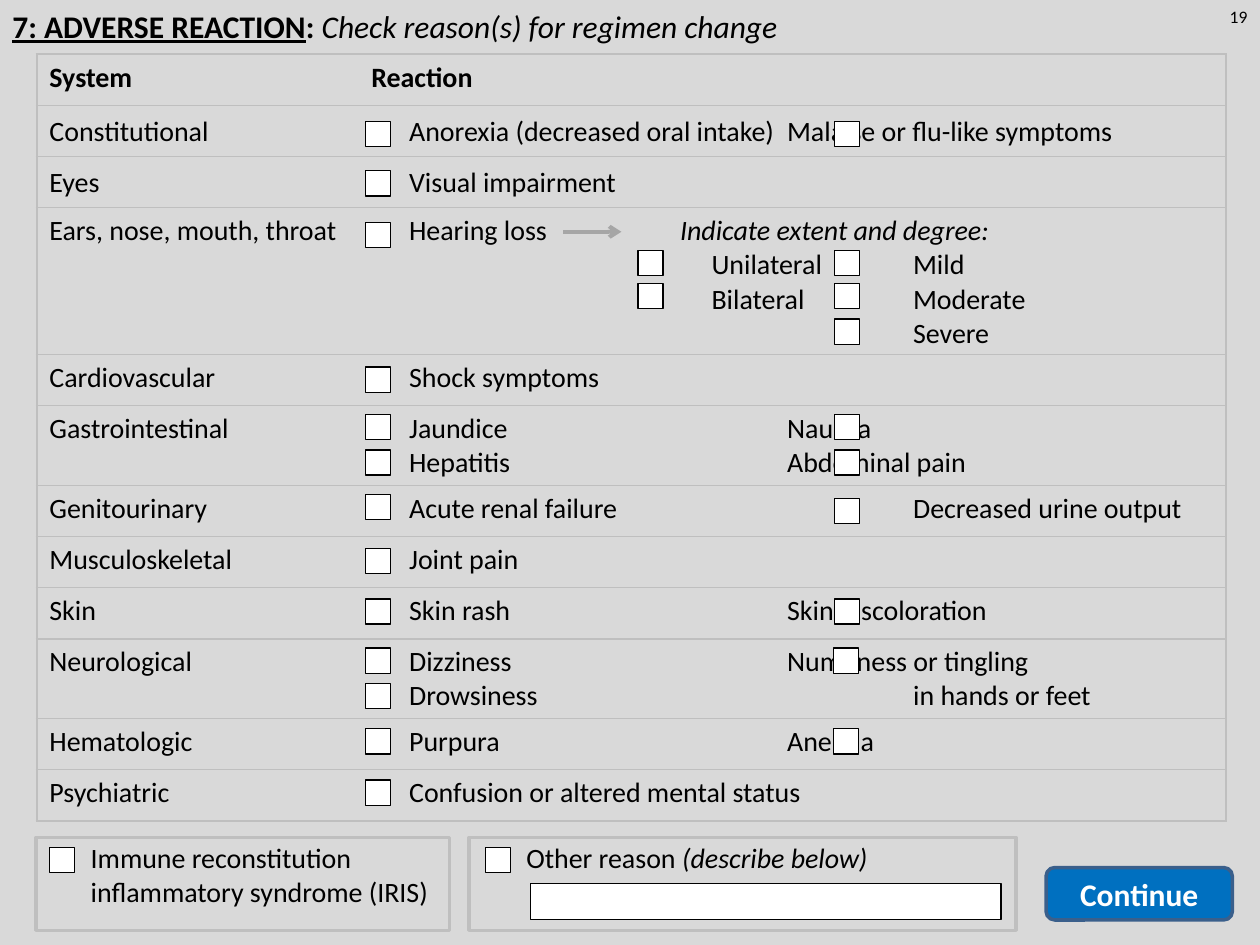
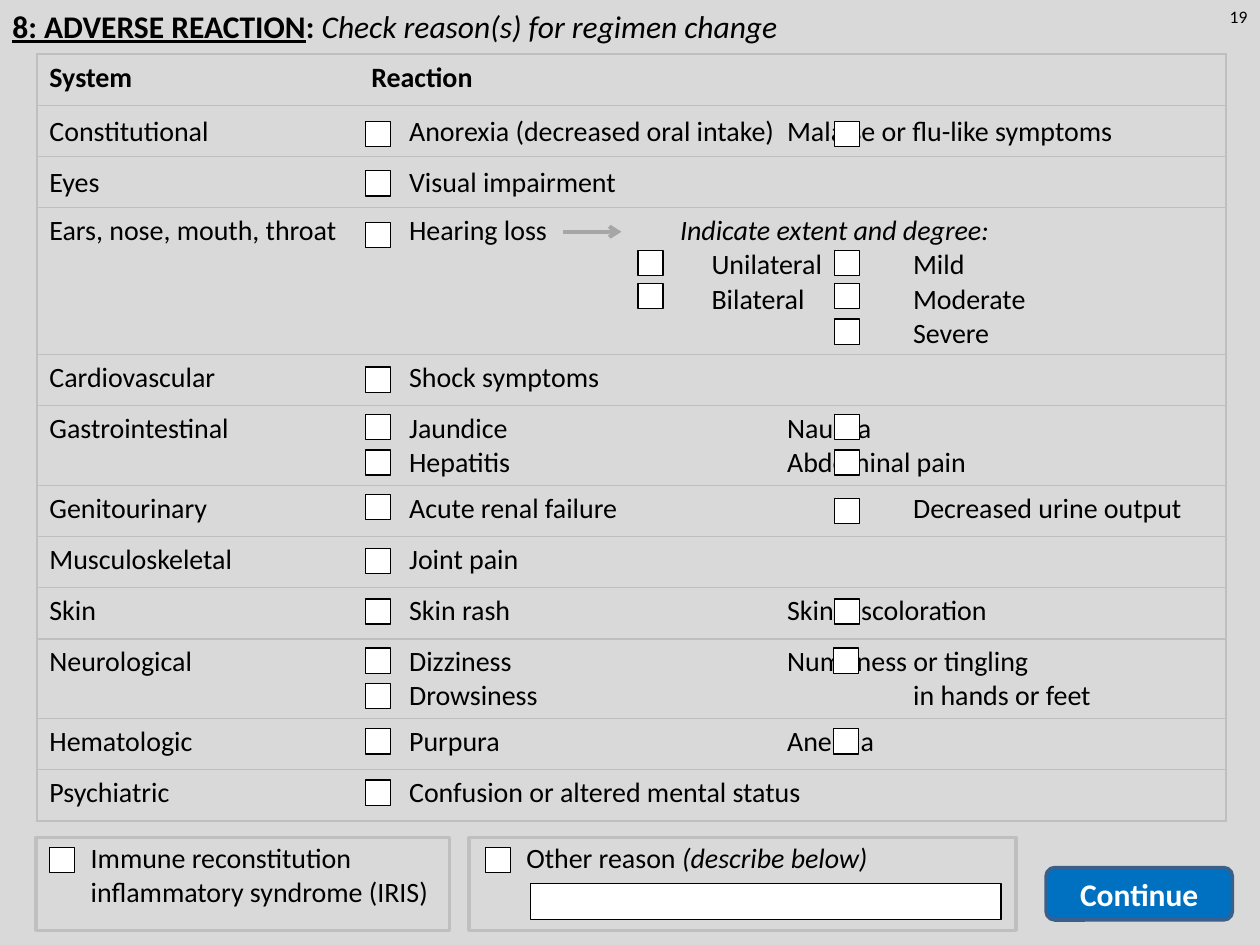
Before and after one commit to wgroves/mdrtb-test, a slide deck: slide 19 of Case registry 02262014.pptx. Drawn at 1260x945 pixels with LibreOffice and Linux fonts; fonts in the diff are those of the drawing. Boxes give left, top, right and bottom in pixels: in the first picture for what was removed or moved away, otherwise in the second. Text is boxed around its words. In the diff, an @@ line names an element or a change of style, - is before the commit and + after.

Commit message:
Minor correction to Powerpoint

```diff
--- a/Case registry 02262014.pptx
+++ b/Case registry 02262014.pptx
@@ text at (12, 15, 777, 44): text changed @@
-7: ADVERSE REACTION: Check reason(s) for regimen change
+8: ADVERSE REACTION: Check reason(s) for regimen change
```
